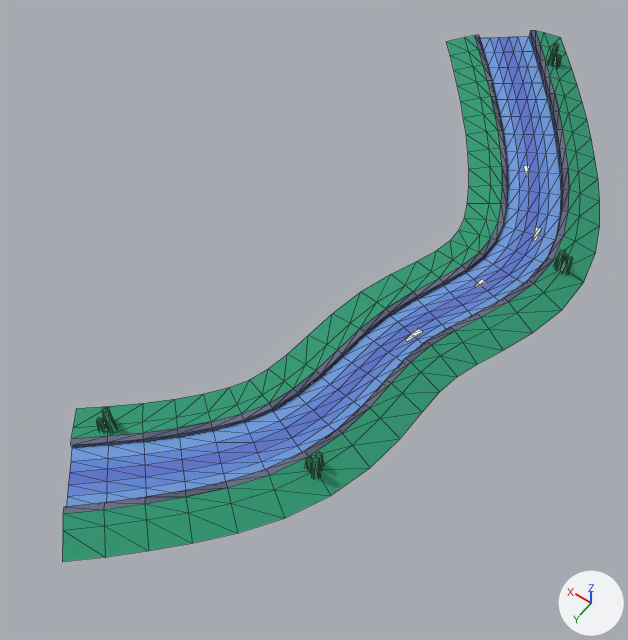
The glTF model public/assets/toycar/set-brook-f.glb, before and after one commit.
Both versions are drawn from a camera (50 mm lens) standing at (-4.8, 14.6, 16.8) and looking at (3.1, 3.5, -0.6). Arrows for +X, +Y and +Z are at lower right; the lights stay in place. The picture after the commit comes second. Mesh edges are drawn as thin lines. Vertices at exactly the same position are counted once.

The scene before the commit, as lines of its bpy script (objects in view):
```python
me_drape_brook = bpy.data.meshes.new('drape_brook')
me_drape_brook.from_pydata(...)  # 604 vertices, 872 faces; spans x -1.6..5.4, y -9.8..11.1, z -0.1..0.8
me_drape_brook.materials.append(mat_colormap)  # picture img_colormap_png
me_drape_turf = bpy.data.meshes.new('drape_turf')
me_drape_turf.from_pydata(...)  # 174 vertices, 224 faces; spans x -2.0..6.1, y -10.4..11.8, z 0.0..0.3
me_drape_turf.materials.append(mat_colormap)  # picture img_colormap_png
ob_drape_brook = bpy.data.objects.new('drape_brook', me_drape_brook)
ob_drape_brook.location = (0.0, 0.0, 0.0)
ob_drape_turf = bpy.data.objects.new('drape_turf', me_drape_turf)
ob_drape_turf.location = (0.0, 0.0, 0.0)
```
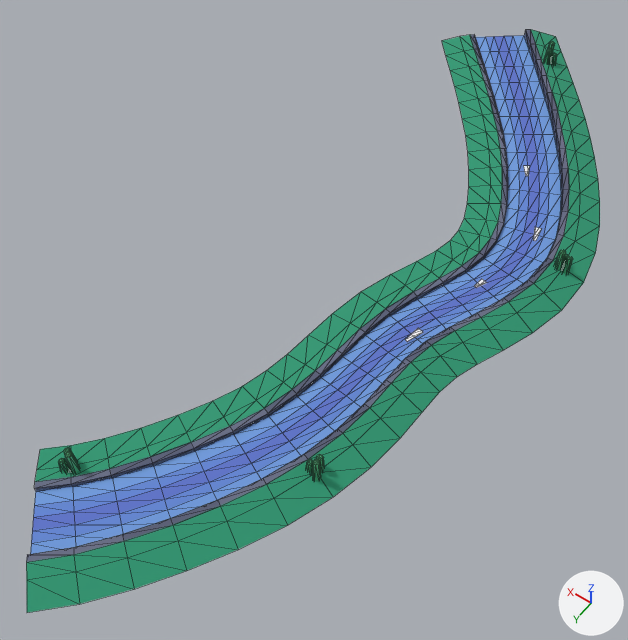
What differs and where, as boxes [x1, y1, x2, y2] in the pictures (628 x 640 px; the box of a moved part takes in the faces that stretch with it):
'drape_turf', reshaped (7% wider, 10% taller)
    before: [62, 30, 600, 562]
    after: [26, 29, 600, 613]
'drape_brook', reshaped (7% wider, 10% taller)
    before: [63, 30, 573, 514]
    after: [27, 29, 573, 562]
part 1 of me_drape_brook, moved or reshaped
    before: [102, 407, 109, 423]
    after: [64, 447, 77, 461]
part 2 of me_drape_brook, moved or reshaped
    before: [104, 410, 117, 432]
    after: [65, 452, 80, 473]
part 3 of me_drape_brook, moved or reshaped
    before: [97, 417, 107, 432]
    after: [58, 458, 70, 473]
part 4 of me_drape_brook, moved or reshaped
    before: [552, 43, 559, 62]
    after: [548, 42, 555, 60]
part 5 of me_drape_brook, moved or reshaped
    before: [554, 55, 561, 67]
    after: [550, 53, 557, 65]
part 6 of me_drape_brook, moved or reshaped
    before: [548, 51, 556, 65]
    after: [544, 49, 551, 64]
part 7 of me_drape_brook, moved or reshaped
    before: [63, 389, 342, 514]
    after: [27, 390, 342, 562]
part 8 of me_drape_brook, moved or reshaped
    before: [475, 30, 559, 117]
    after: [470, 29, 557, 116]
part 9 of me_drape_turf, moved or reshaped
    before: [62, 369, 369, 562]
    after: [26, 370, 371, 613]
part 10 of me_drape_turf, moved or reshaped
    before: [447, 30, 591, 138]
    after: [442, 29, 590, 137]

Patch to the scene script:
```diff
--- a/public/assets/toycar/set-brook-f.glb.py
+++ b/public/assets/toycar/set-brook-f.glb.py
@@ me_drape_brook @@
 # used by ob_drape_brook; location = (0.0, 0.0, 0.0)
-me_drape_brook.from_pydata(...)  # 604 vertices, 872 faces; spans x -1.6..5.4, y -9.8..11.1, z -0.1..0.8
+me_drape_brook.from_pydata(...)  # 604 vertices, 872 faces; spans x -1.6..5.5, y -9.8..12.3, z -0.1..0.8
+# me_drape_brook part 1: the loose piece of 20 vertices spanning x 4.7..5.0, y 8.8..9.0, z 0.0..0.6 is moved by (-0.1, 1.2, 0.0)
+# me_drape_brook part 2: the loose piece of 20 vertices spanning x 4.6..4.8, y 8.9..9.1, z -0.1..0.8 is moved by (-0.1, 1.2, 0.0)
+# me_drape_brook part 3: the loose piece of 20 vertices spanning x 4.7..5.0, y 9.0..9.3, z -0.1..0.5 is moved by (-0.1, 1.2, 0.0)
+# me_drape_brook part 4: the loose piece of 20 vertices spanning x 2.6..2.8, y -8.9..-8.7, z -0.1..0.8 is moved by (0.1, 0.0, 0.0)
+# me_drape_brook part 5: the loose piece of 20 vertices spanning x 2.4..2.6, y -8.8..-8.6, z -0.1..0.5 is moved by (0.1, 0.0, 0.0)
+# me_drape_brook part 6: the loose piece of 20 vertices spanning x 2.6..2.8, y -8.7..-8.5, z 0.0..0.6 is moved by (0.1, 0.0, 0.0)
+# me_drape_brook part 7: 83 of 604 vertices moved; they spanned x 0.8..5.2, y 6.5..11.1, z 0.0..0.3 and now span x 0.8..5.1, y 6.7..12.3, z 0.0..0.3; mean shift (-0.1, 0.7, 0.0); largest move (5.2, 9.7, 0.2) -> (5.1, 10.9, 0.2)
+# me_drape_brook part 8: 55 of the vertices in x 1.9..5.4, y -9.8..-6.6, z 0.0..0.3 are moved by (0.1, 0.0, 0.0)
 me_drape_brook.materials.append(mat_colormap)
@@ me_drape_turf @@
 # used by ob_drape_turf; location = (0.0, 0.0, 0.0)
-me_drape_turf.from_pydata(...)  # 174 vertices, 224 faces; spans x -2.0..6.1, y -10.4..11.8, z 0.0..0.3
+me_drape_turf.from_pydata(...)  # 174 vertices, 224 faces; spans x -2.0..6.2, y -10.4..13.0, z 0.0..0.3
+# me_drape_turf part 9: 40 of 174 vertices moved; they spanned x -0.1..5.8, y 6.2..11.8, z 0.0..0.3 and now span x -0.2..5.7, y 6.4..13.0, z 0.0..0.3; mean shift (-0.1, 0.7, 0.0); largest move (5.2, 8.6, 0.0) -> (5.2, 9.8, 0.0)
+# me_drape_turf part 10: 30 of the vertices in x 0.7..6.1, y -10.4..-5.6, z 0.0..0.3 are moved by (0.1, 0.0, 0.0)
 me_drape_turf.materials.append(mat_colormap)
```
